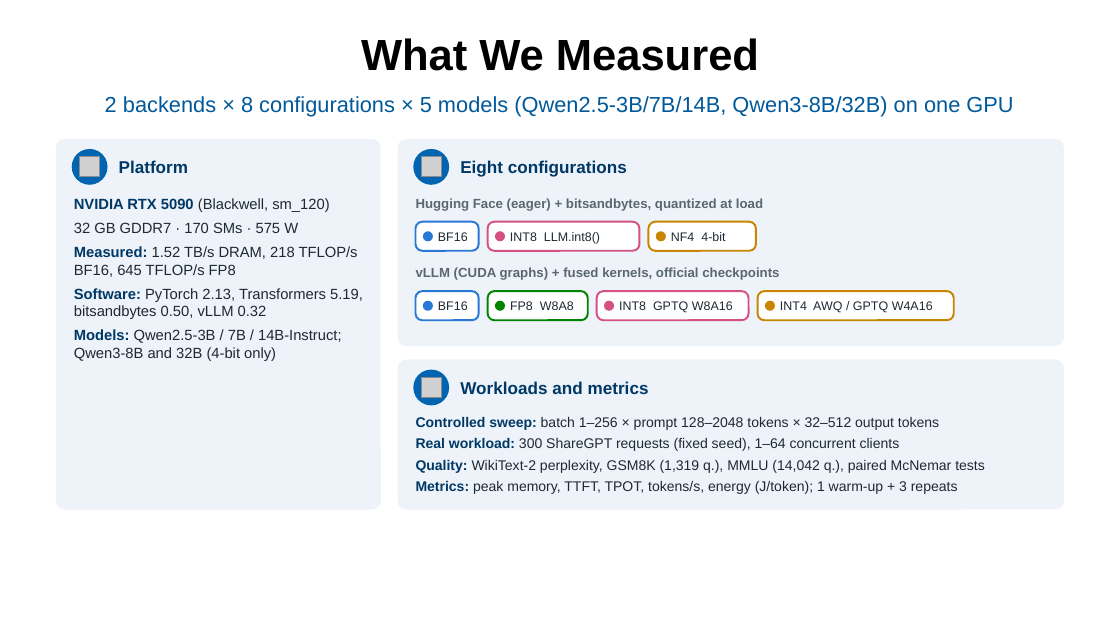
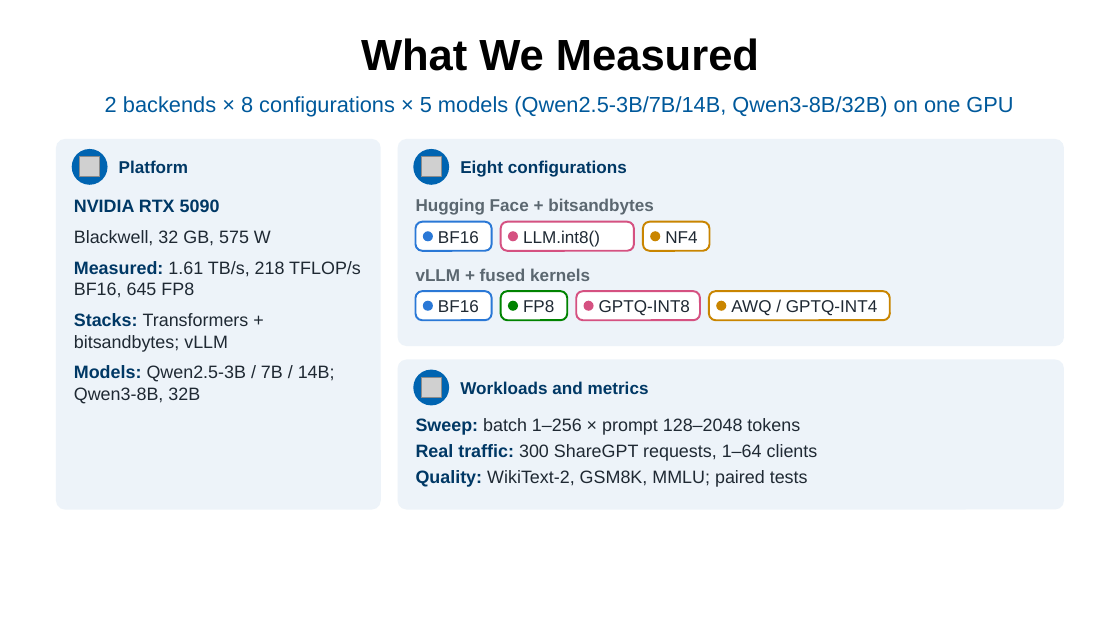
Before and after one commit to zz9tf/6359-SYS-ARCHITECT-course-work, a slide deck: slide 2 of final_project/slides/final_presentation.pptx. Drawn at 1120x630 pixels with LibreOffice and Linux fonts; fonts in the diff are those of the drawing; grey boxes stand for pictures; background and template pictures are left out. Boxes give left, top, right and bottom in pixels: in the first picture for what was removed or moved away, otherwise in the second. Text is boxed around its words. In the diff, an @@ line names an element or a change of style, - is before the commit and + after.

```diff
--- a/final_project/slides/final_presentation.pptx
+++ b/final_project/slides/final_presentation.pptx
@@ text at (74,199,361,404): text changed; size 9.5 to 11.5 pt @@
-NVIDIA RTX 5090 (Blackwell, sm_120)
-32 GB GDDR7 · 170 SMs · 575 W
-Measured: 1.52 TB/s DRAM, 218 TFLOP/s BF16, 645 TFLOP/s FP8
-Software: PyTorch 2.13, Transformers 5.19, bitsandbytes 0.50, vLLM 0.32
-Models: Qwen2.5-3B / 7B / 14B-Instruct; Qwen3-8B and 32B (4-bit only)
+NVIDIA RTX 5090
+Blackwell, 32 GB, 575 W
+Measured: 1.61 TB/s, 218 TFLOP/s BF16, 645 FP8
+Stacks: Transformers + bitsandbytes; vLLM
+Models: Qwen2.5-3B / 7B / 14B; Qwen3-8B, 32B
@@ text at (416,198,654,215): text changed; size 8.5 to 11 pt @@
-Hugging Face (eager) + bitsandbytes, quantized at load
+Hugging Face + bitsandbytes
@@ rounded rectangle: place and size @@
-rounded rectangle at (416,222,478,251)
+rounded rectangle at (416,222,492,251)
@@ text "BF16" at (438,231,479,243): size 8 to 11 pt @@
@@ rounded rectangle: place and size @@
-rounded rectangle at (487,222,640,251)
+rounded rectangle at (501,222,634,251)
@@ ellipse: place and size @@
-ellipse at (495,231,505,241)
+ellipse at (508,231,519,241)
@@ text at (523,230,600,247): text changed; size 8 to 11 pt @@
-INT8 LLM.int8()
+LLM.int8()
@@ rounded rectangle: place and size @@
-rounded rectangle at (648,222,756,251)
+rounded rectangle at (643,222,709,251)
@@ ellipse: place and size @@
-ellipse at (656,231,666,241)
+ellipse at (650,231,660,241)
@@ text at (665,231,697,243): text changed; size 8 to 11 pt @@
-NF4 4-bit
+NF4
@@ text at (416,268,590,281): text changed; size 8.5 to 11 pt @@
-vLLM (CUDA graphs) + fused kernels, official checkpoints
+vLLM + fused kernels
@@ rounded rectangle: place and size @@
-rounded rectangle at (416,291,478,320)
+rounded rectangle at (416,291,492,320)
@@ text "BF16" at (438,300,479,312): size 8 to 11 pt @@
@@ rounded rectangle: place and size @@
-rounded rectangle at (487,291,587,320)
+rounded rectangle at (501,291,567,320)
@@ rounded rectangle: place and size @@
-rounded rectangle at (597,291,749,320)
+rounded rectangle at (576,291,699,320)
@@ rounded rectangle: place and size @@
-rounded rectangle at (757,291,953,320)
+rounded rectangle at (709,291,889,320)
@@ ellipse: place and size @@
-ellipse at (495,301,505,311)
+ellipse at (508,301,519,311)
@@ text at (523,300,554,312): text changed; size 8 to 11 pt @@
-FP8 W8A8
+FP8
@@ ellipse: place and size @@
-ellipse at (604,301,614,311)
+ellipse at (584,301,594,311)
@@ text at (599,300,690,316): text changed; size 8 to 11 pt @@
-INT8 GPTQ W8A16
+GPTQ-INT8
@@ ellipse: place and size @@
-ellipse at (765,301,775,311)
+ellipse at (716,301,726,311)
@@ text at (731,300,877,316): text changed; size 8 to 11 pt @@
-INT4 AWQ / GPTQ W4A16
+AWQ / GPTQ-INT4
@@ text at (416,418,818,487): text changed; size 9 to 11.5 pt @@
-Controlled sweep: batch 1–256 × prompt 128–2048 tokens × 32–512 output tokens
-Real workload: 300 ShareGPT requests (fixed seed), 1–64 concurrent clients
-Quality: WikiText-2 perplexity, GSM8K (1,319 q.), MMLU (14,042 q.), paired McNemar tests
-Metrics: peak memory, TTFT, TPOT, tokens/s, energy (J/token); 1 warm-up + 3 repeats
+Sweep: batch 1–256 × prompt 128–2048 tokens
+Real traffic: 300 ShareGPT requests, 1–64 clients
+Quality: WikiText-2, GSM8K, MMLU; paired tests
```
Also in this commit, not shown: 10 other slides changed, 30 other files.
